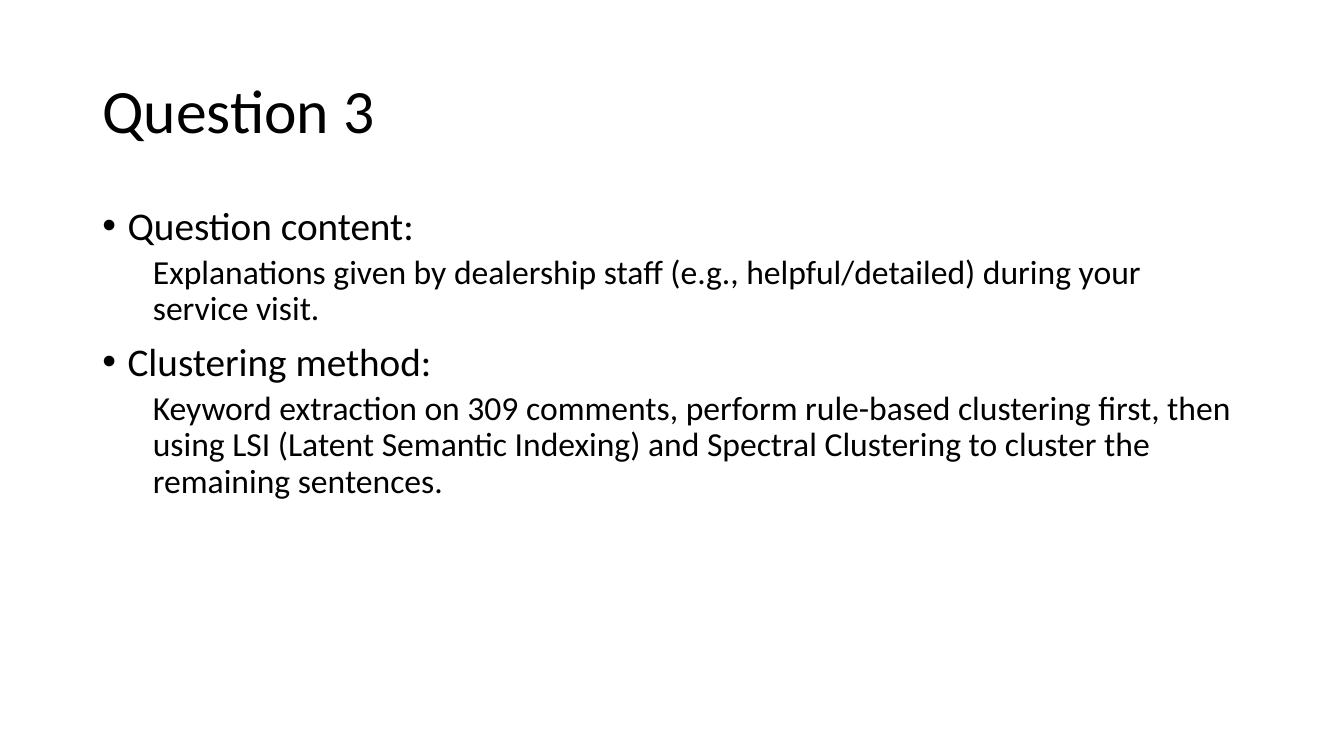
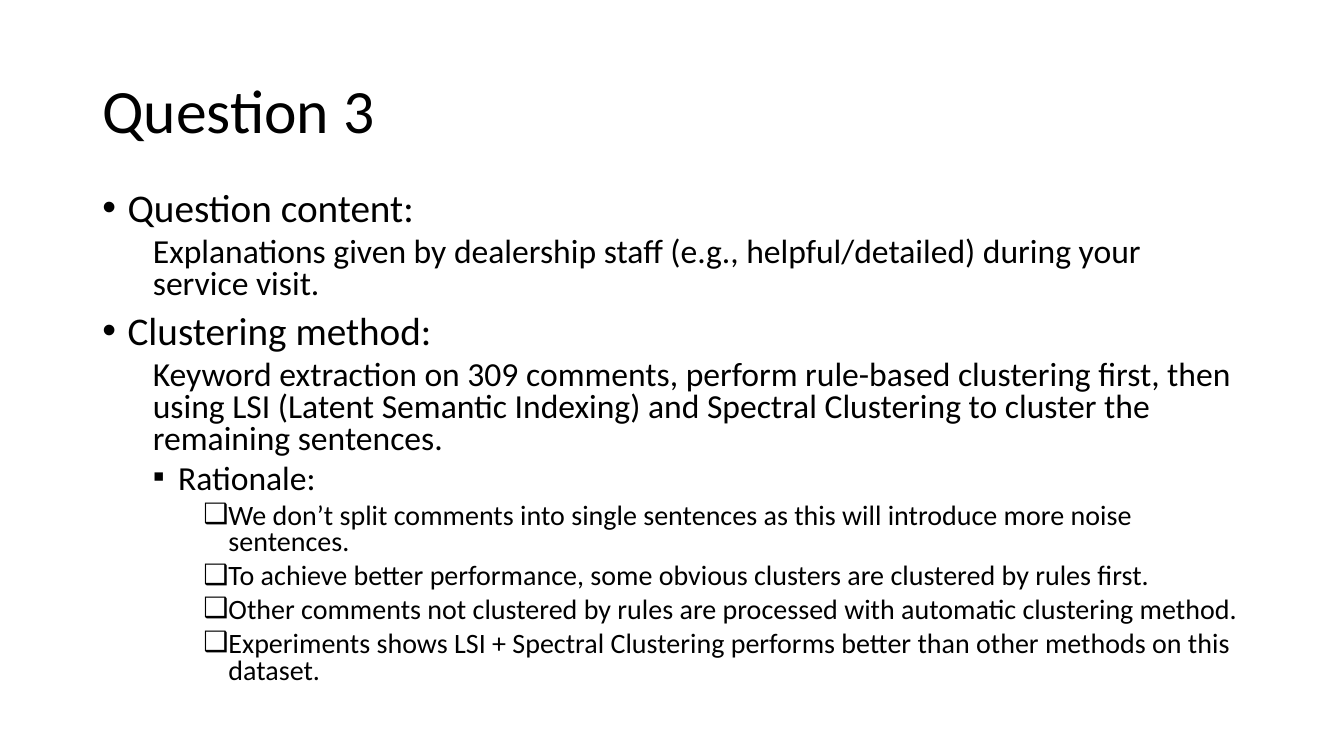
Before and after one commit to Li-Pengfei/review_clustering_Deloitte, a slide deck: slide 13 of Clustering_results_for_Deloitte_v1.pptx (slide 7 before the commit). Drawn at 1344x756 pixels with LibreOffice and Linux fonts; fonts in the diff are those of the drawing. Boxes give left, top, right and bottom in pixels: in the first picture for what was removed or moved away, otherwise in the second. Text is boxed around its words. In the diff, an @@ line names an element or a change of style, - is before the commit and + after.

```diff
--- a/Clustering_results_for_Deloitte_v1.pptx
+++ b/Clustering_results_for_Deloitte_v1.pptx
@@ text "Question content:": place and size @@
-text "Question content:" at [128,213,1230,499]
+text "Question content:" at [128,195,1237,681]
@@ text at [128,195,1230,456]: line spacing 0.9 to 0.8 @@
@@ text at [178,466,1237,681]: paragraphs added @@
+  ▪ Rationale:
+    ❑ We don’t split comments into single sentences as this will introduce more noise sentences.
+    ❑ To achieve better performance, some obvious clusters are clustered by rules first.
+    ❑ Other comments not clustered by rules are processed with automatic clustering method.
+    ❑ Experiments shows LSI + Spectral Clustering performs better than other methods on this dataset.
```
Also in this commit, not shown: 12 other slides changed, 13 slides added, 15 other files.
